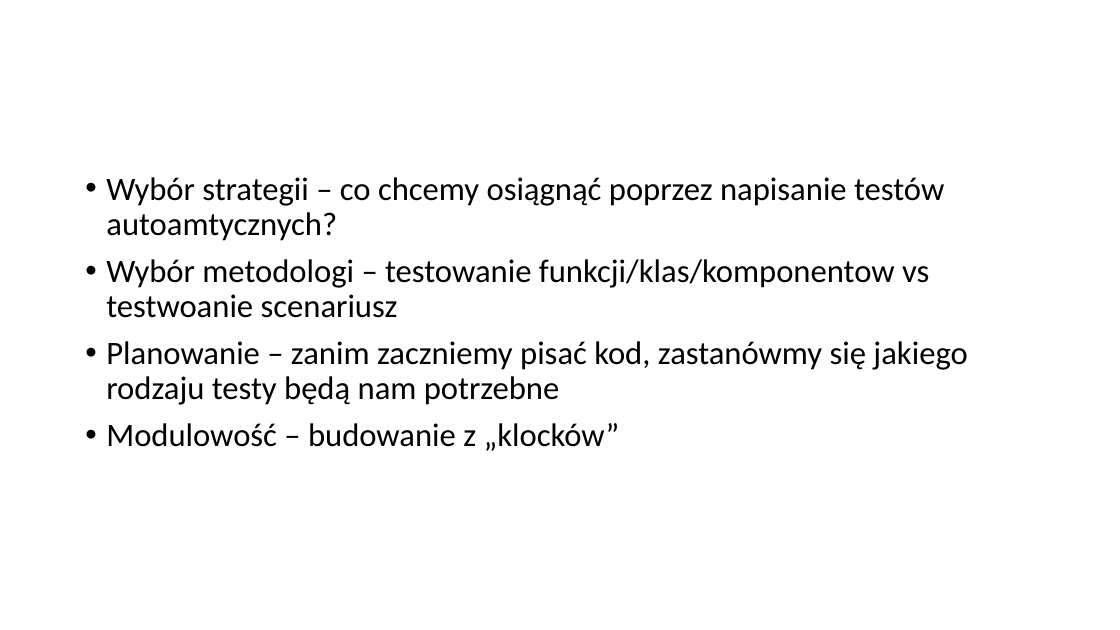
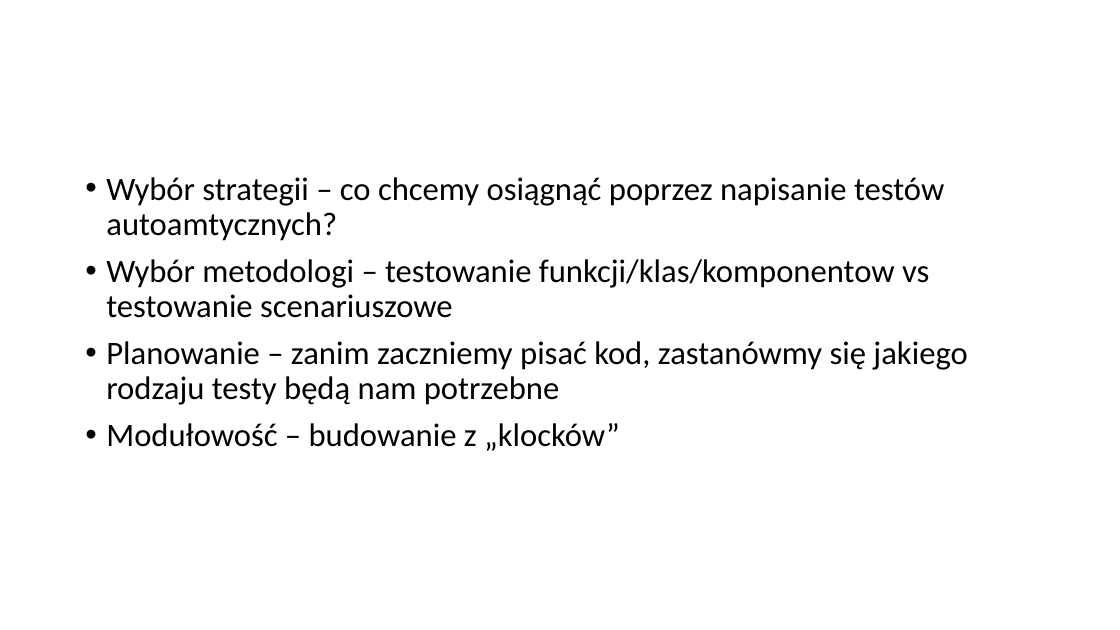
Before and after one commit to plitwinski/automated-tests-presentation, a slide deck: slide 14 of presentation/polish/Automatycznie testowalne aplikacje w srodowisku rozproszonym.pptx (slide 13 before the commit). Drawn at 1120x630 pixels with LibreOffice and Linux fonts; fonts in the diff are those of the drawing. Boxes give left, top, right and bottom in pixels: in the first picture for what was removed or moved away, otherwise in the second. Text is boxed around its words. In the diff, an @@ line names an element or a change of style, - is before the commit and + after.

Commit message:
Fix typos

```diff
--- a/presentation/polish/Automatycznie testowalne aplikacje w srodowisku rozproszonym.pptx
+++ b/presentation/polish/Automatycznie testowalne aplikacje w srodowisku rozproszonym.pptx
@@ text at (106,259,929,318): text changed @@
-• Wybór metodologi – testowanie funkcji/klas/komponentow vs testwoanie scenariusz
+• Wybór metodologi – testowanie funkcji/klas/komponentow vs testowanie scenariuszowe
@@ text at (106,423,620,451): text changed @@
-• Modulowość – budowanie z „klocków”
+• Modułowość – budowanie z „klocków”
```
Also in this commit, not shown: 11 other slides changed, 1 slide added.
